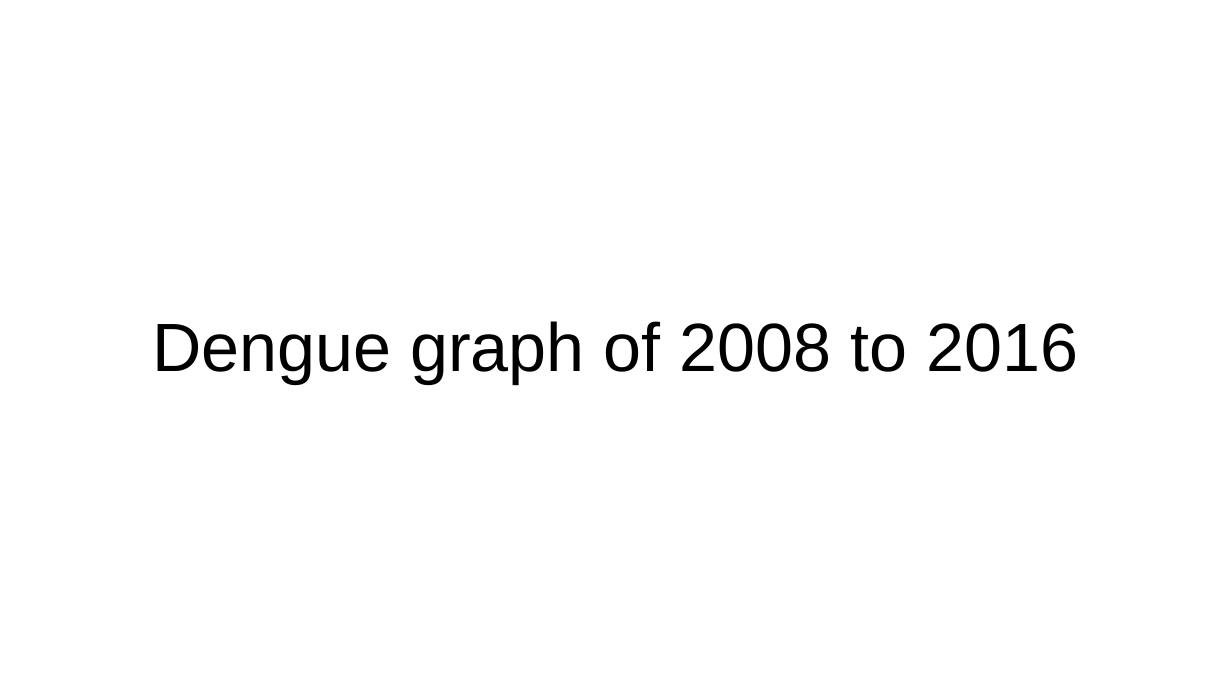
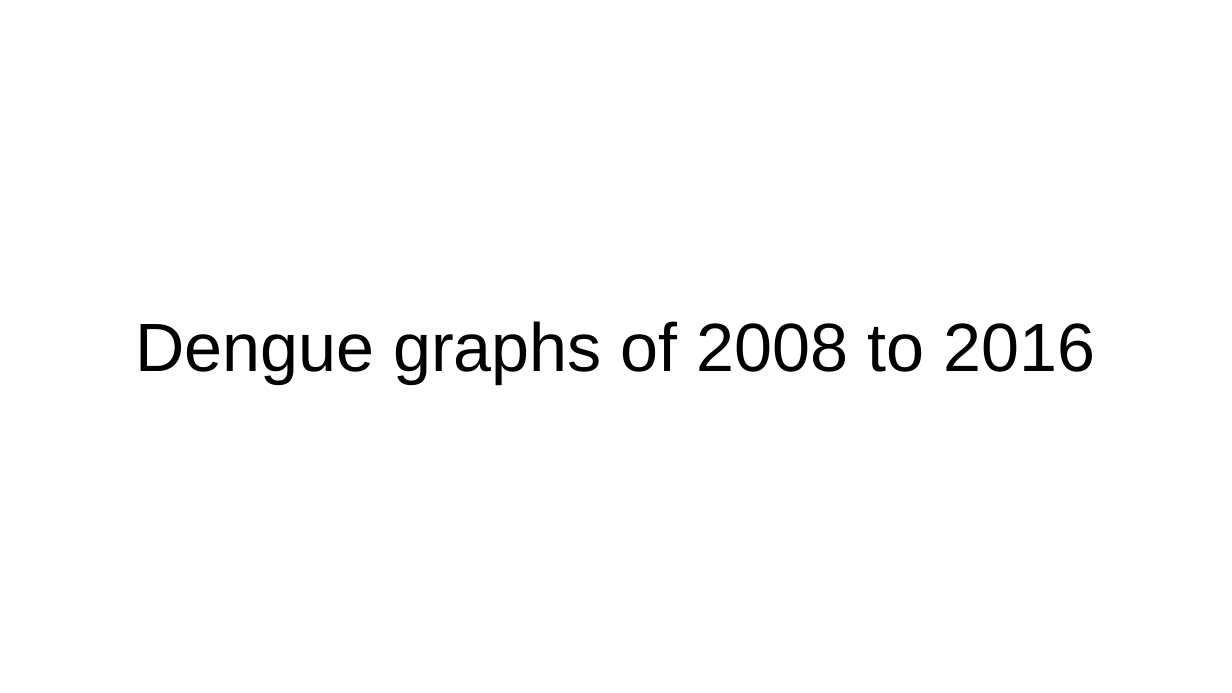
Before and after one commit to BSDSA-ISU/Visualization, a slide deck: slide 1 of Untitled 1.odp. Drawn at 1232x693 pixels with LibreOffice and Linux fonts; fonts in the diff are those of the drawing. Boxes give left, top, right and bottom in pixels: in the first picture for what was removed or moved away, otherwise in the second. Text is boxed around its words. In the diff, an @@ line names an element or a change of style, - is before the commit and + after.

```diff
--- a/Untitled 1.odp
+++ b/Untitled 1.odp
@@ title at [135, 321, 1095, 383]: text changed @@
-Dengue graph of 2008 to 2016
+Dengue graphs of 2008 to 2016
```
Also in this commit, not shown: 2 other slides changed, 1 other file.
